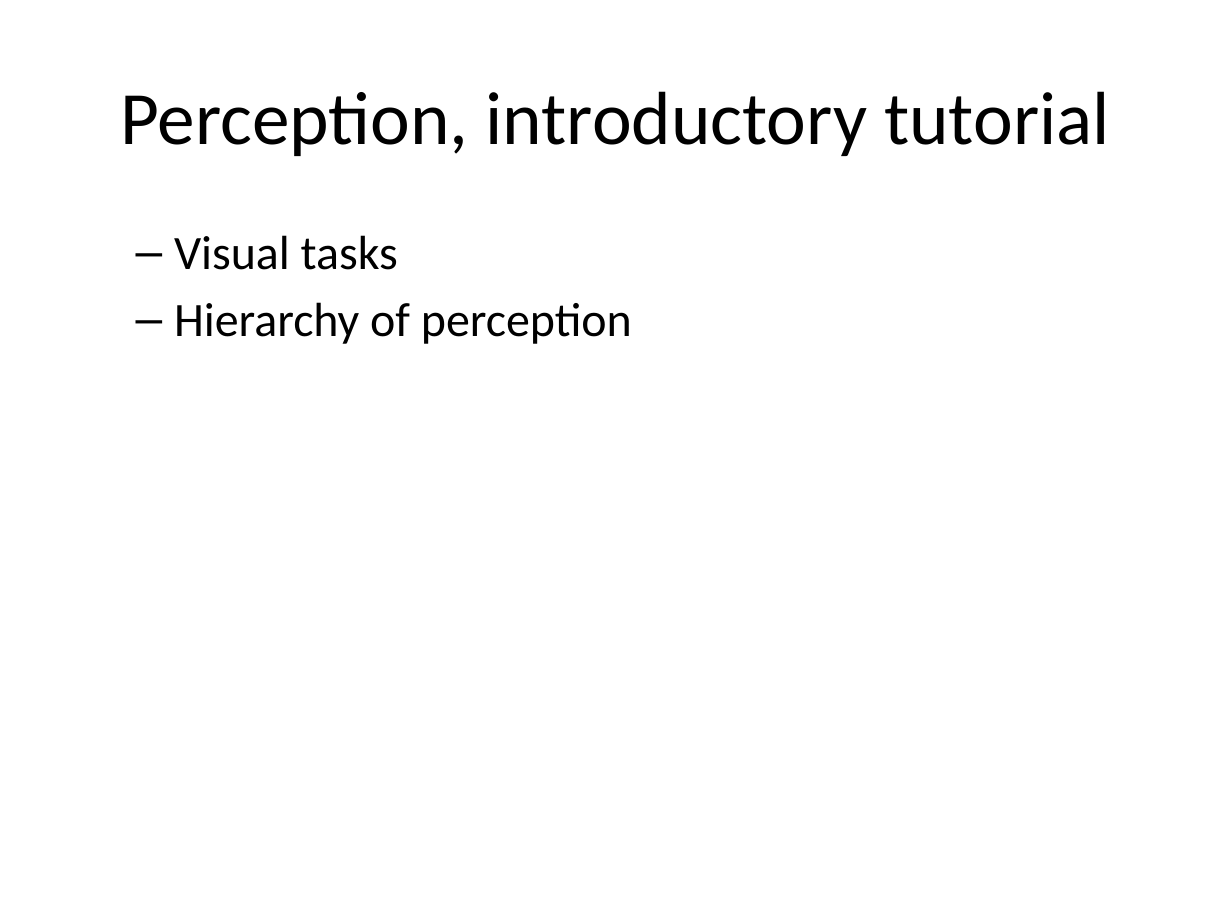
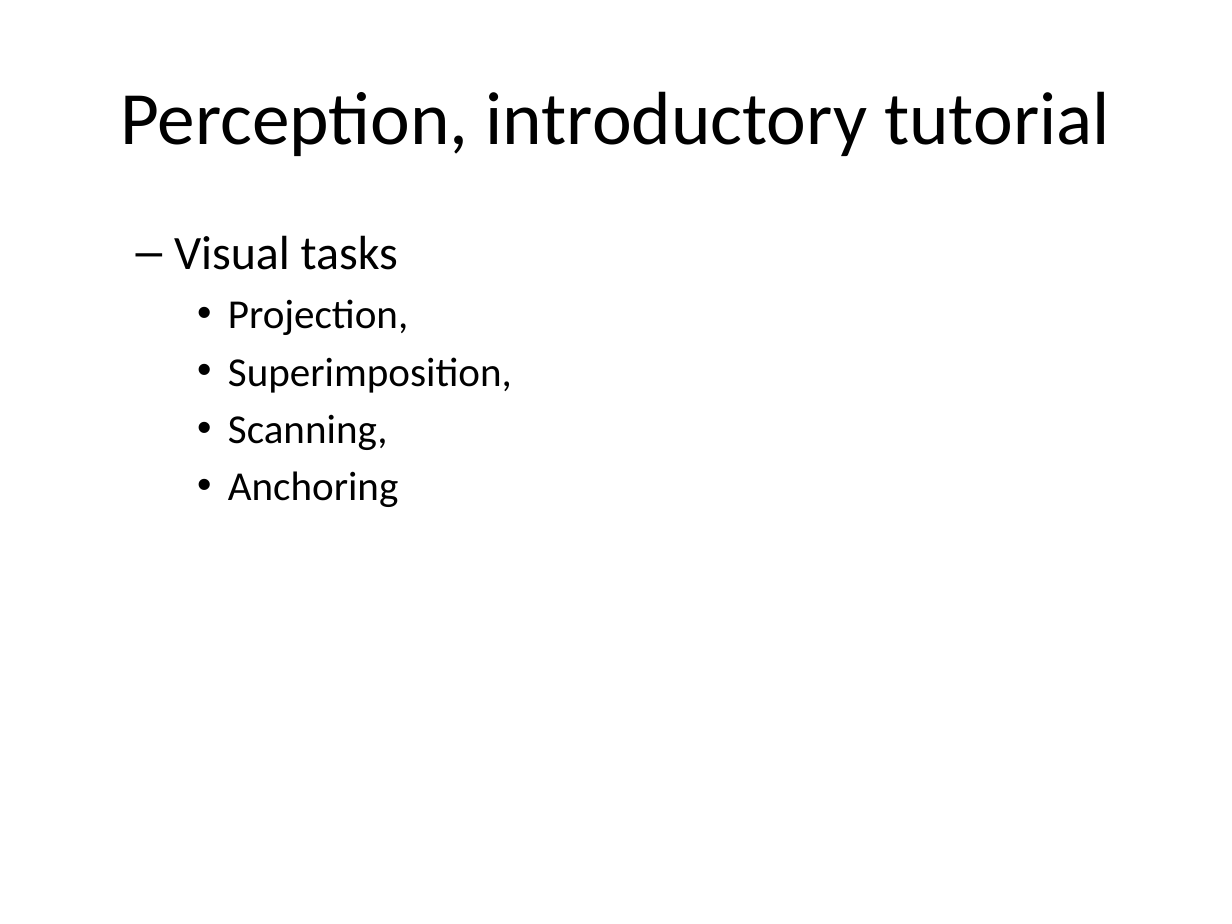
Before and after one commit to pmean/data-visualization, a slide deck: slide 2 of data-viz-02/component/tutorial-perception.pptx. Drawn at 1232x924 pixels with LibreOffice and Linux fonts; fonts in the diff are those of the drawing. Boxes give left, top, right and bottom in pixels: in the first picture for what was removed or moved away, otherwise in the second. Text is boxed around its words. In the diff, an @@ line names an element or a change of style, - is before the commit and + after.

Commit message:
Added summpary to perception tutorial in data-viz-02

```diff
--- a/data-viz-02/component/tutorial-perception.pptx
+++ b/data-viz-02/component/tutorial-perception.pptx
@@ text at (x1=228, y1=299, x2=512, y2=507): text changed; size 28 to 24 pt @@
-  – Hierarchy of perception
+    • Projection,
+    • Superimposition,
+    • Scanning,
+    • Anchoring
```
Also in this commit, not shown: 4 other slides changed, 1 slide added, 4 slides removed, 2 other files.
